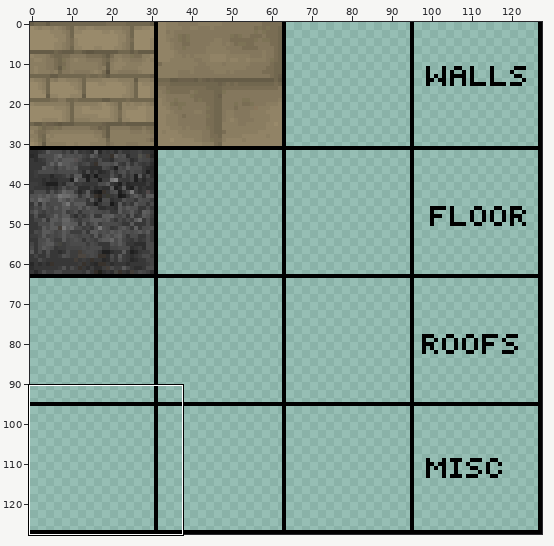
A sprite sheet gets an edit: resources/textures/texmap.png. The picture above shows the old version from afar; the outline marks the close-up.
Close-up. Before:
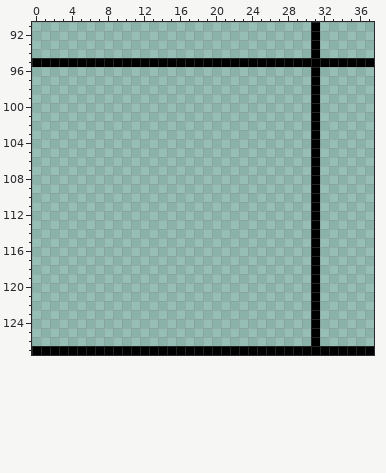
The file is 128x128 pixels. Colours within 5 levels of each other are drawn and written as one. Shown: x 0..37, y 91..127.
After:
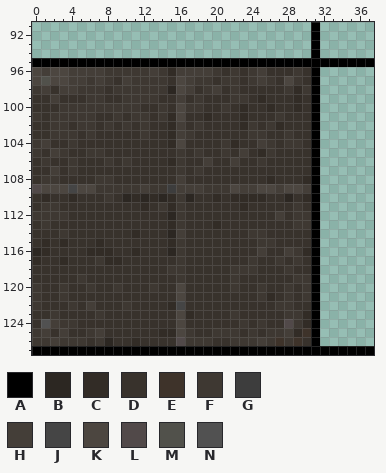
Palette (. is transparent): A #000000  B #2c2722  C #322c26  D #38322c  E #3e332a  F #3e3832  G #3d3d3d  H #443e38  J #454545  K #4c4640  L #514949  M #51514b  N #515151
From old to new:
y 96: x 0..30 ............................... -> KHKKHHHHFFFFFHFCHHHHFDFDFHDDDFD
y 97: x 0..30 ............................... -> KMKKHHFHFDHFFFFDKHFFDFFDFHFDKFD
y 98: x 0..30 ............................... -> FHDHHFFFDFFFFFFBKHDFHDFDDDDDFCF
y 99: x 0..30 ............................... -> DDHDDDFFDDFFFFDDHDFDDDFFDCDDDCD
y 100: x 0..30 ............................... -> DDDFFFFFFFFFDDFDKFFDDFDCDDCDDCD
y 101: x 0..30 ............................... -> FDFFFFFDDFDFFDFCKDDCDDDCDDDFDDD
y 102: x 0..30 ............................... -> DDFFDFFDFDFDFDDCHDFDDDDCFDFCDDD
y 103: x 0..30 ............................... -> DDFFFDFDDDDDFDDCHFDDDDDDFFDDFDD
y 104: x 0..30 ............................... -> FHDDFDDDDDDDDDDCKDDDDFCDDHFDFFD
y 105: x 0..30 ............................... -> FDHFDDFFDDDDDDDDFDFDDFDHDCFDDDD
y 106: x 0..30 ............................... -> DFDDFDDDFDFDDDDCFDDHDDHDDFDDDDD
y 107: x 0..30 ............................... -> DDHDFDDDDDDDDDDDFDFDDDDDDDDDDDD
y 108: x 0..30 ............................... -> DFFDDDDFFDDDDDDDHDDDDDDDDDCDDDC
y 109: x 0..30 ............................... -> LKKKJKKFFFFFHFFGHHHFFFKHHKKHKKH
y 110: x 0..30 ............................... -> DCDDCDDDFDBCBCBCFBDDCDCCCCDDBDC
y 111: x 0..30 ............................... -> DFFDDDDDDDDDCDFCFDDDDDDCDDDDDFD
y 112: x 0..30 ............................... -> FFFFDDDDDDDDDDDBFDDDDDDDDDDHDFF
y 113: x 0..30 ............................... -> DFDDDDDDDDDDDDDCFDDDCDDDDDDDDFF
y 114: x 0..30 ............................... -> DDDFDDDDDDDCDDDBHDDDDDDDFFDDDDD
y 115: x 0..30 ............................... -> DCDCDDDCDDDDDDDCFDDDDDDDDFFDDDD
y 116: x 0..30 ............................... -> BCDDDDCCCDDCDDDBFDDDDDDDDHDDHFC
y 117: x 0..30 ............................... -> CDDCDDDFCCDDDDDDFDDDDDDDFDDFDFD
y 118: x 0..30 ............................... -> DDDDDDDDDDDDDDDFFDDDDDFFFDDDFDD
y 119: x 0..30 ............................... -> DDDDDFDDDDDDDDDDFDDDDDFDDDDDDFF
y 120: x 0..30 ............................... -> FDDFDDFDDFDDDFDDKDDDDDFDDFDDFDF
y 121: x 0..30 ............................... -> FDDFDDDDDDDDDDDDKDDDDDDDDFCDFDF
y 122: x 0..30 ............................... -> FDDDFDHDDDFDDDDCJDDDDDDDDDDFFDD
y 123: x 0..30 ............................... -> DDFDDDDFDDDDDDDDKCDDDDFDDDDDFFC
y 124: x 0..30 ............................... -> DNHFFDDDDDDDDDDDKDDDDDDFDFDDLFC
y 125: x 0..30 ............................... -> FHDHDDFHDDDDDDCCKFDDFFFDFDFFHCE
y 126: x 0..30 ............................... -> FFHFFFDFBDDCDDDDLFFFDDFFFHFEFED
Changed places in both close-ups, as pixel boxes (x1, y1, x2, y2):
added: (32, 67, 311, 346)
